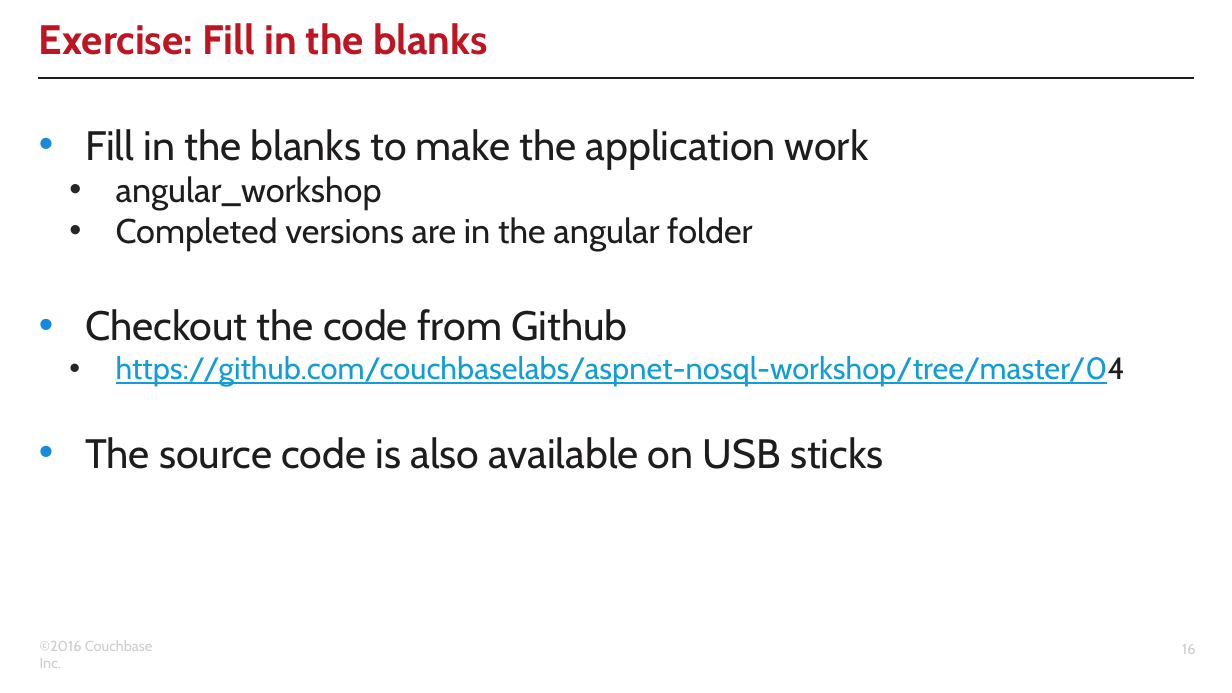
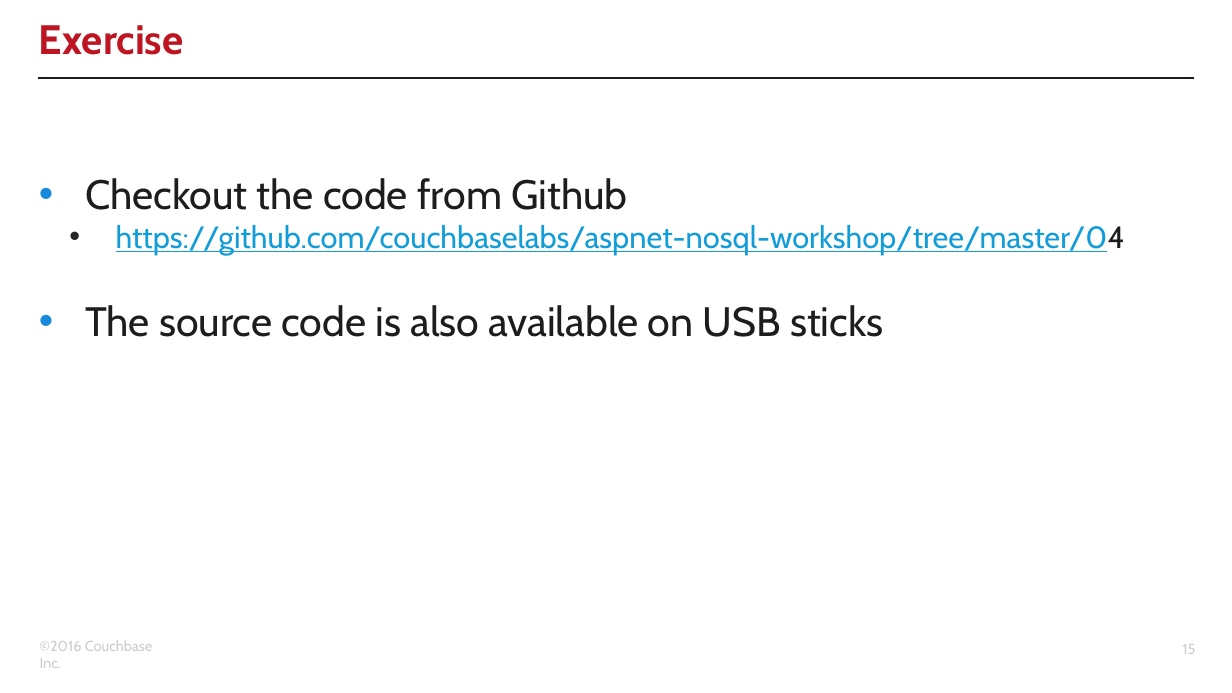
Before and after one commit to couchbaselabs/aspnet-nosql-workshop, a slide deck: slide 15 of 04/04.pptx (slide 16 before the commit). Drawn at 1232x693 pixels with LibreOffice and Linux fonts; fonts in the diff are those of the drawing; background and template pictures are left out. Boxes give left, top, right and bottom in pixels: in the first picture for what was removed or moved away, otherwise in the second. Text is boxed around its words. In the diff, an @@ line names an element or a change of style, - is before the commit and + after.

Commit message:
updates to part 4 - removed _workshop (confusion) - updated slide deck and reprinted PDF

```diff
--- a/04/04.pptx
+++ b/04/04.pptx
@@ title at [39,25,183,55]: text changed @@
-Exercise: Fill in the blanks
+Exercise
@@ text at [85,129,869,252]: paragraphs removed @@
-• Fill in the blanks to make the application work
-  • angular_workshop
-  • Completed versions are in the angular folder
@@ page number at [1183,644,1196,654]: text changed @@
-16
+15
```
Also in this commit, not shown: 4 other slides changed, 1 slide removed, 42 other files.
